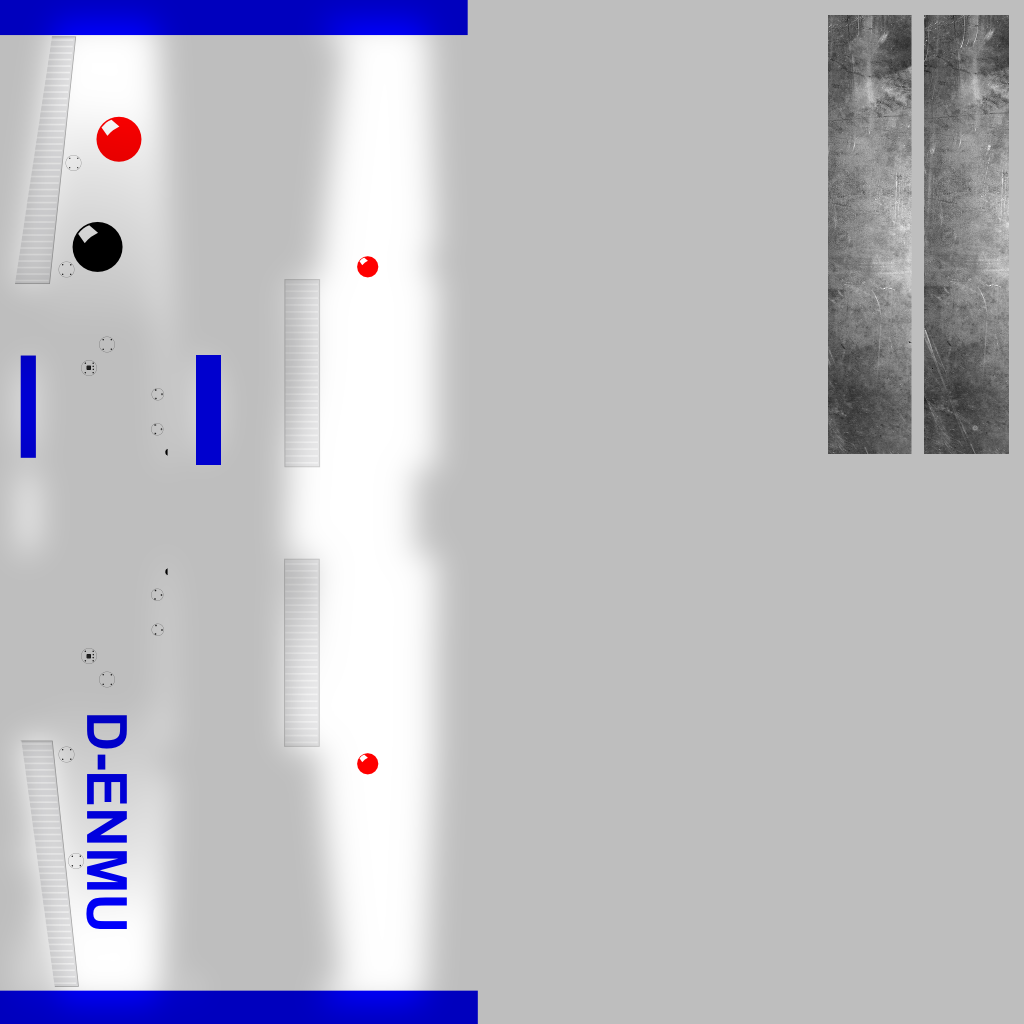
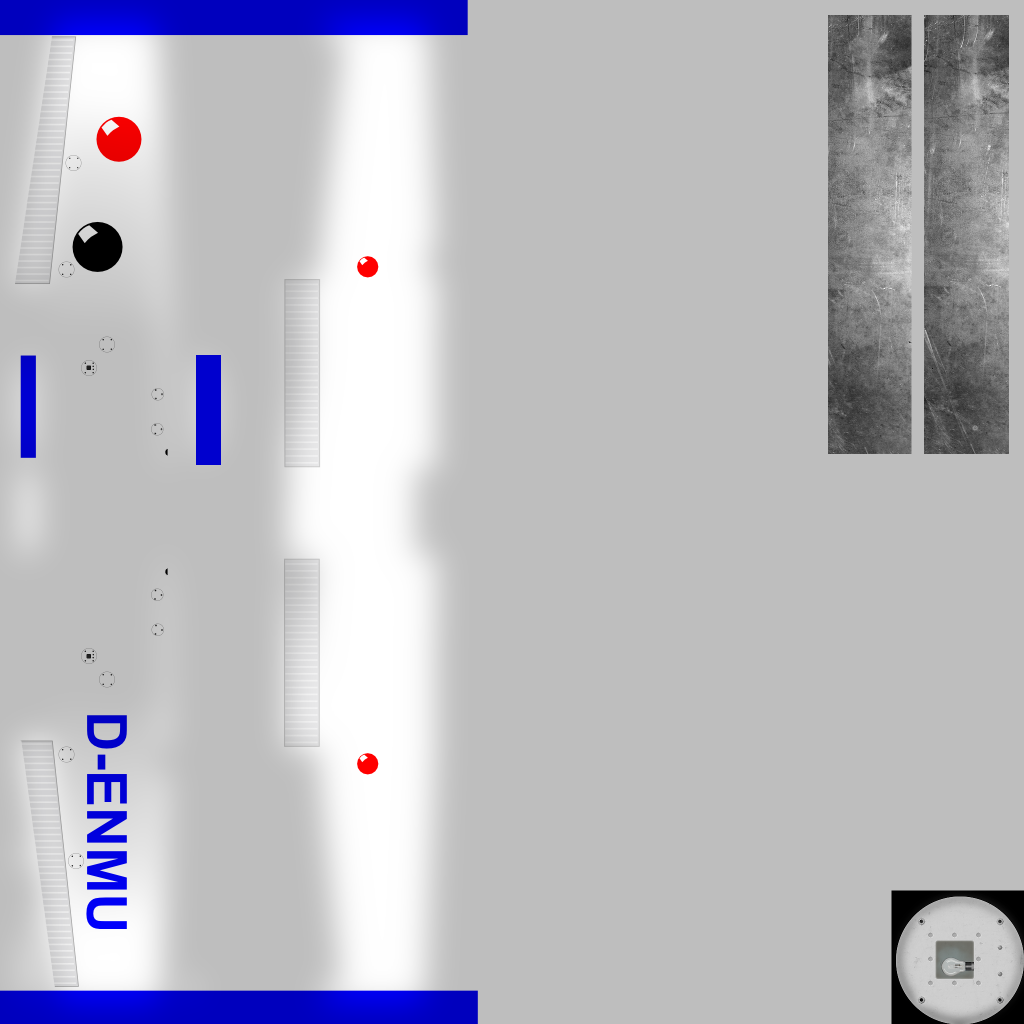
Layered file, before and after one edit (w=1024, h=1024). Changes by layer:
added layer "Clipboard #4" above "Clipboard #3" over 891, 890, 1024, 1024
